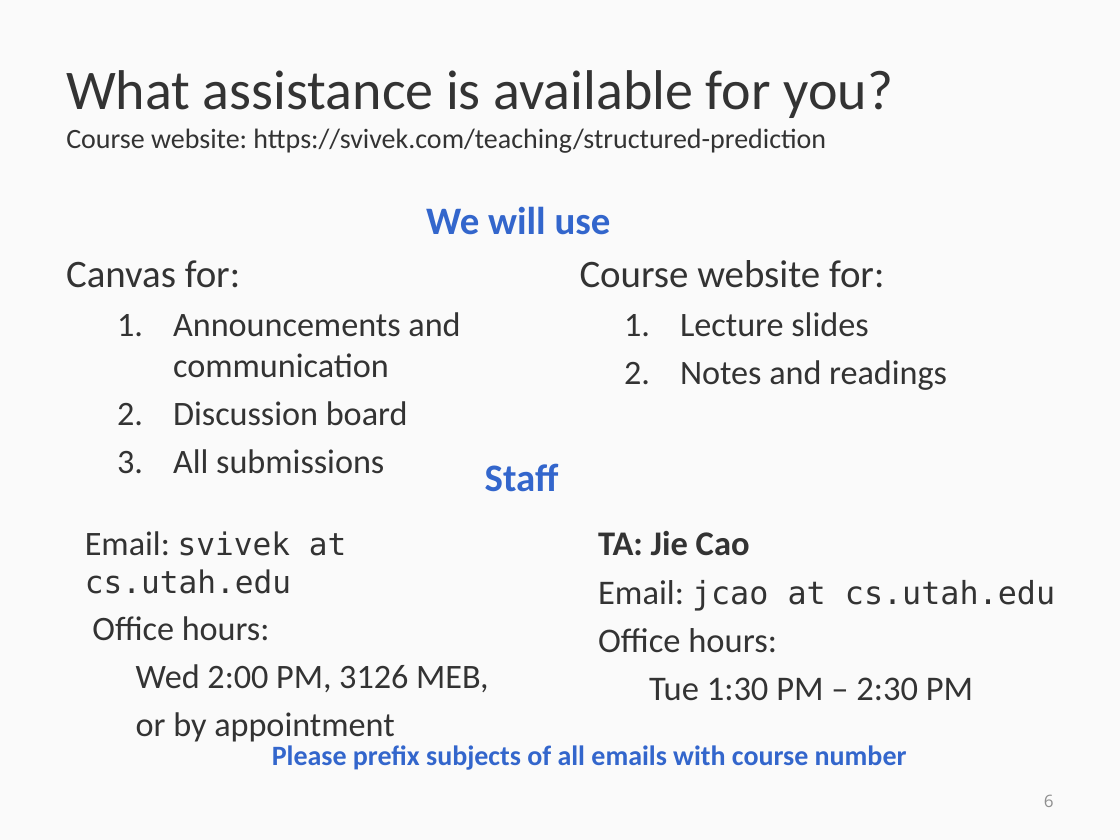
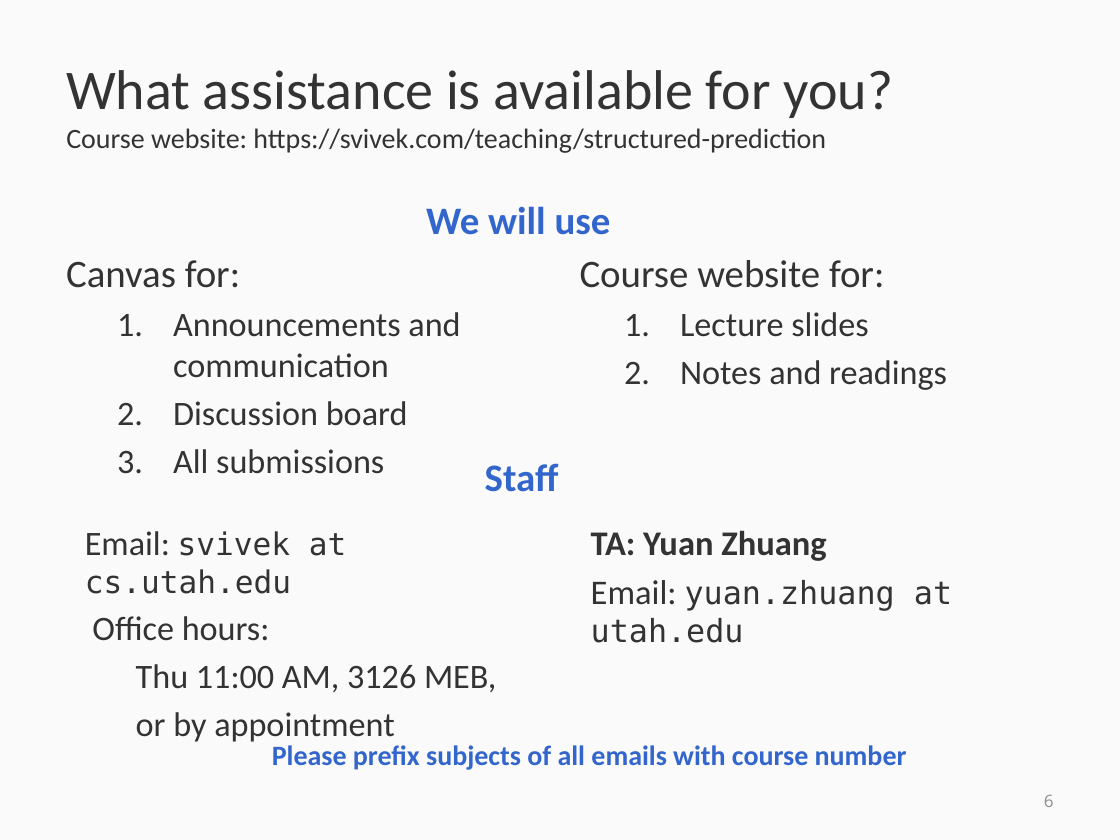
Before and after one commit to svivek/structured-prediction, a slide deck: slide 6 of slides/info/info.pptx. Drawn at 1120x840 pixels with LibreOffice and Linux fonts; fonts in the diff are those of the drawing. Boxes give left, top, right and bottom in pixels: in the first picture for what was removed or moved away, otherwise in the second. Text is boxed around its words. In the diff, an @@ line names an element or a change of style, - is before the commit and + after.

```diff
--- a/slides/info/info.pptx
+++ b/slides/info/info.pptx
@@ text at bbox=[591, 530, 952, 643]: text changed; size 22.2 to 20.4 pt; font Calibri to DejaVu Sans Mono @@
-TA: Jie Cao
-Email: jcao at cs.utah.edu
-Office hours:
-Tue 1:30 PM – 2:30 PM
+TA: Yuan Zhuang
+Email: yuan.zhuang at utah.edu
@@ text at bbox=[136, 664, 496, 692]: text changed @@
-Wed 2:00 PM, 3126 MEB,
+Thu 11:00 AM, 3126 MEB,
```
Also in this commit, not shown: 3 other slides changed, 2 other files.
